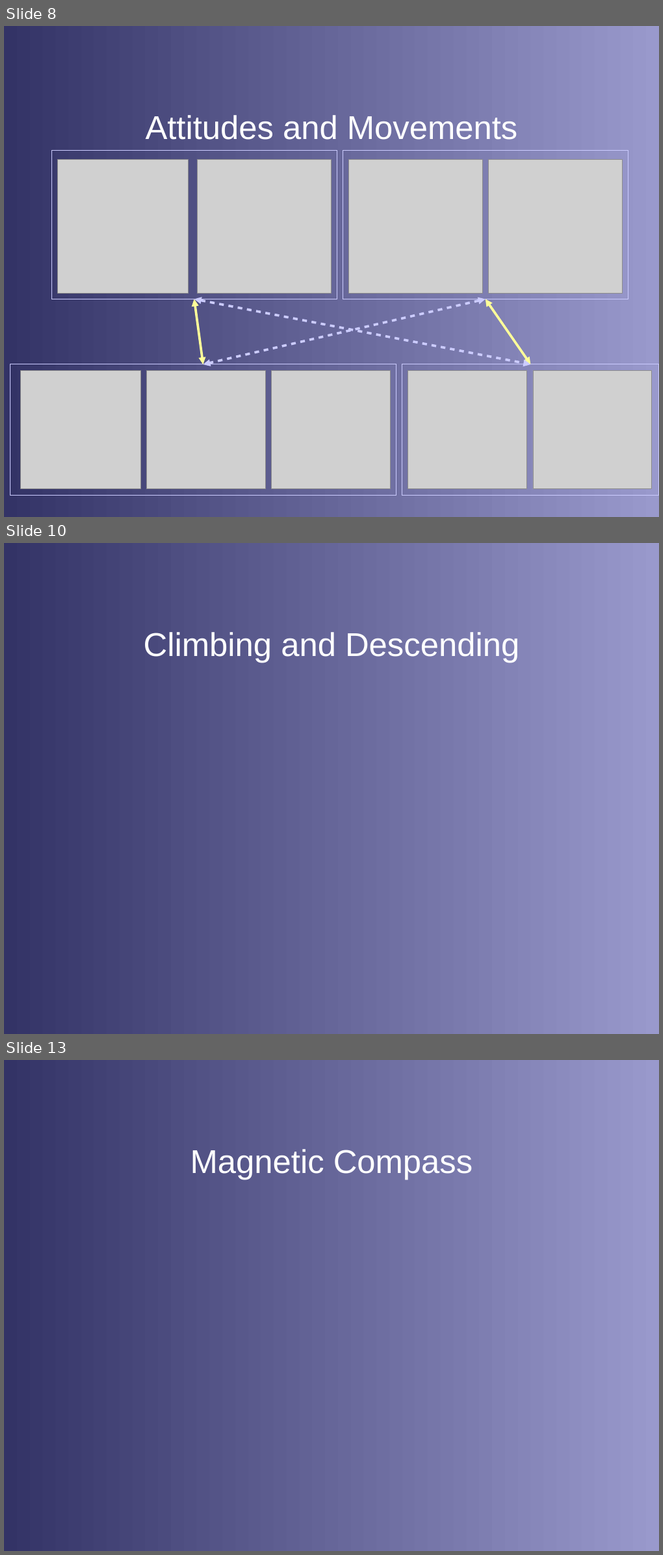
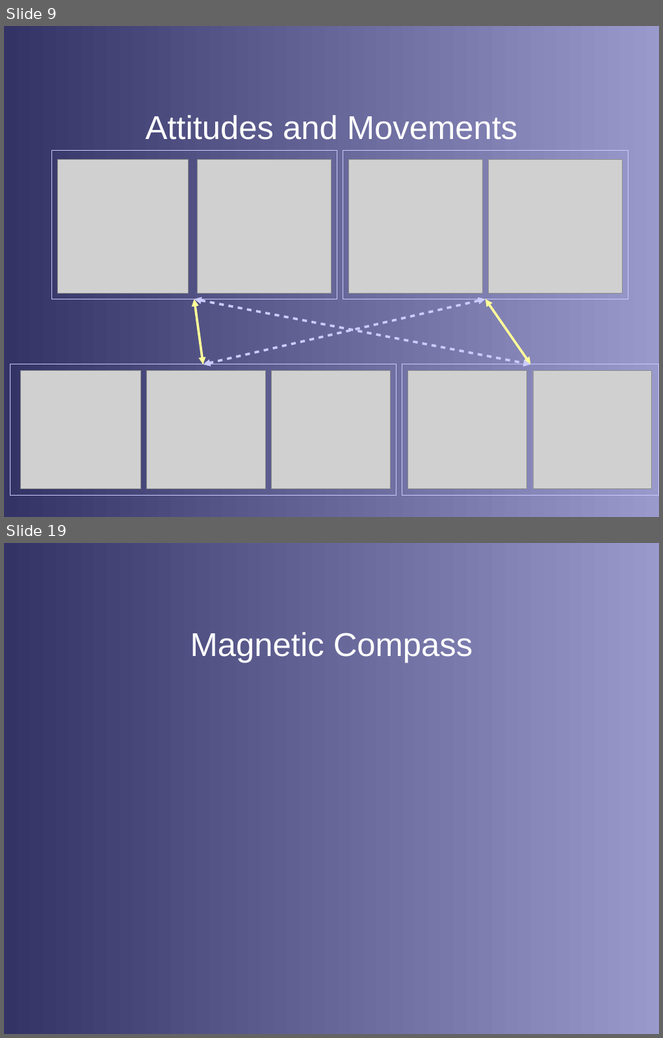
Before and after one commit to stephanheinemann/flight, a slide deck: FI/Instruments/Instruments.odp. Shown one above the other, each under a label of ours: slides 8, 10 and 13 before the commit, slides 9 and 19 after it; the slides between them are not shown. The pictures are 663x1555 and 663x1038 pixels, drawn with LibreOffice and Linux fonts; fonts in the diff are those of the drawing; grey boxes stand for pictures; background and template pictures are left out. Boxes give left, top, right and bottom in pixels: in the first picture for what was removed or moved away, otherwise in the second. Text is boxed around its words. In the diff, an @@ line names an element or a change of style, - is before the commit and + after.

```diff
--- a/FI/Instruments/Instruments.odp
+++ b/FI/Instruments/Instruments.odp
@@ slide 10 removed at box(4, 543, 659, 1034), background gradient #333366 to #9999CC @@
@@ title removed at box(144, 632, 519, 663) @@
-Climbing and Descending
@@ what was slide 8 is now slide 9 @@
@@ what was slide 13 is now slide 19 @@
```
Also in this commit, not shown: 3 slides changed, 10 slides added, 3 other slides removed, 6 other files.
